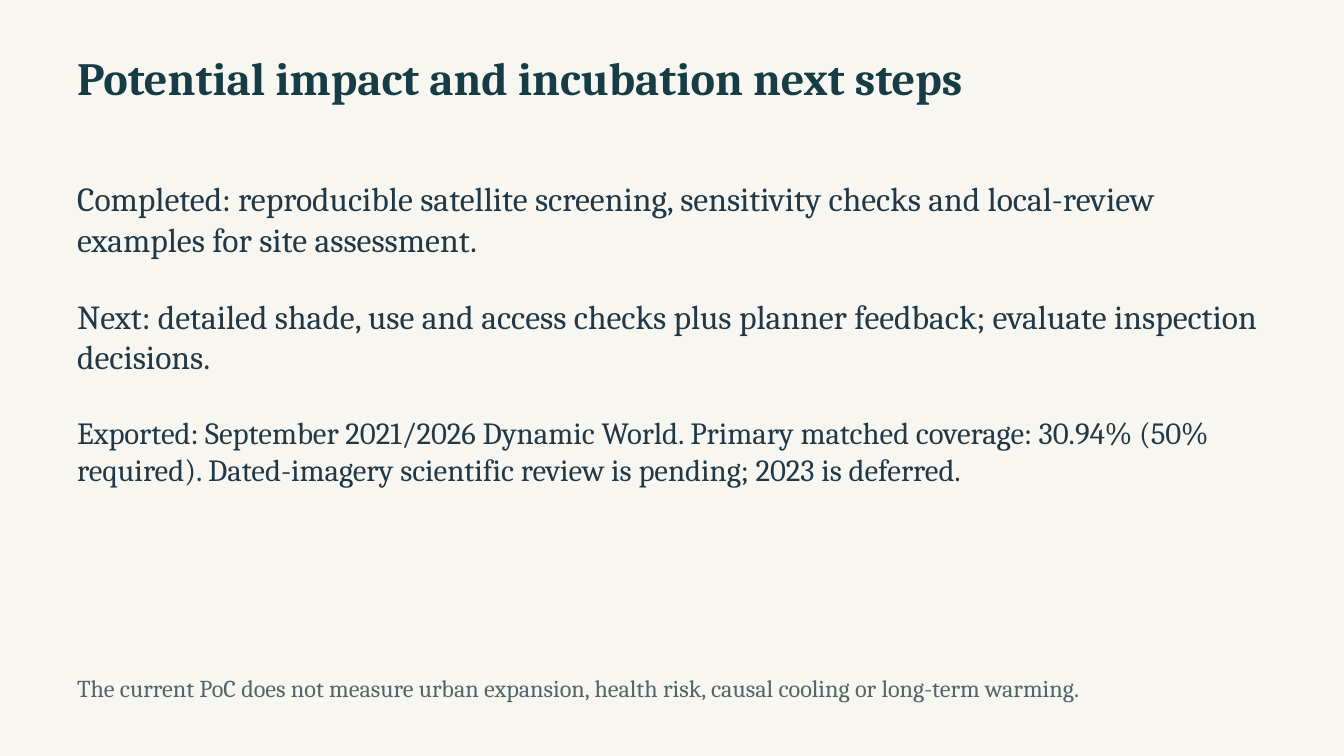
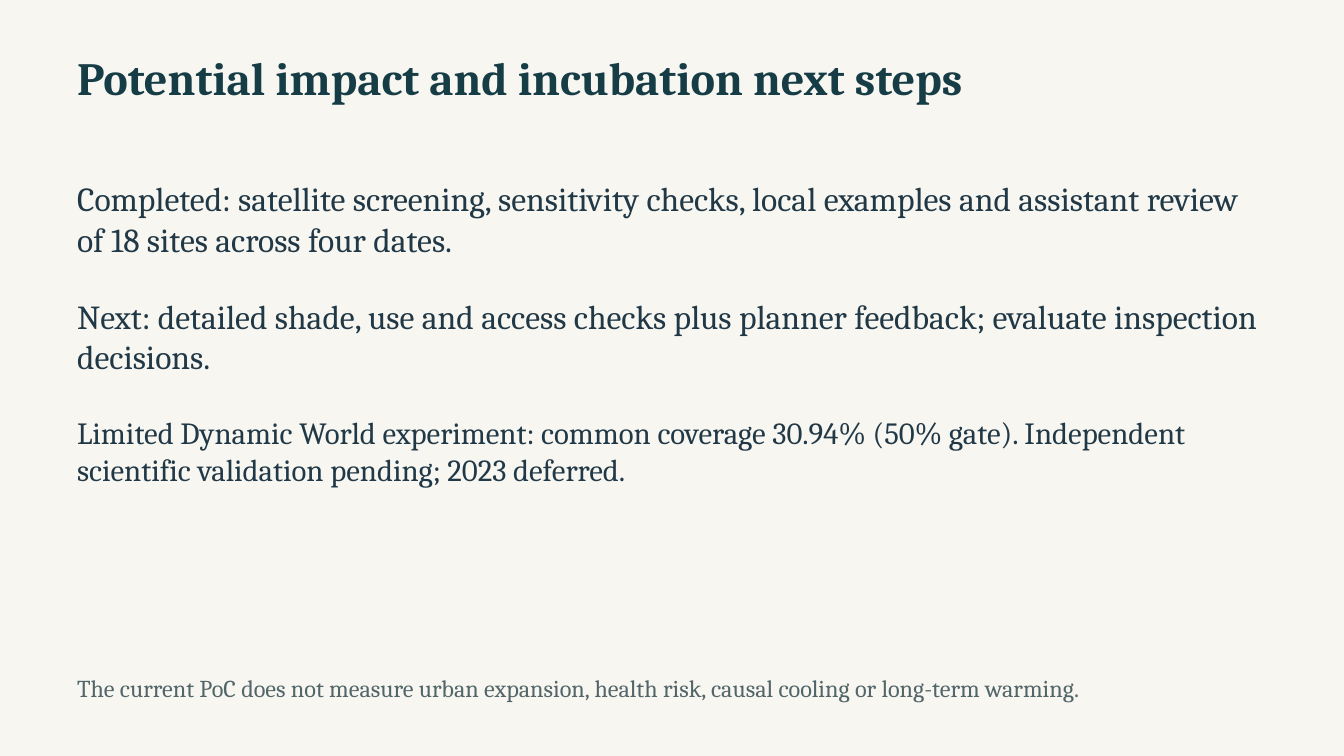
Before and after one commit to NasserAlhuri/spaceHacathon, a slide deck: slide 10 of docs/UrbanHeat-AlKhor-Pitch.pptx. Drawn at 1344x756 pixels with LibreOffice and Linux fonts; fonts in the diff are those of the drawing. Boxes give left, top, right and bottom in pixels: in the first picture for what was removed or moved away, otherwise in the second. Text is boxed around its words. In the diff, an @@ line names an element or a change of style, - is before the commit and + after.

```diff
--- a/docs/UrbanHeat-AlKhor-Pitch.pptx
+++ b/docs/UrbanHeat-AlKhor-Pitch.pptx
@@ text at (x1=77, y1=187, x2=1238, y2=253): text changed @@
-Completed: reproducible satellite screening, sensitivity checks and local-review examples for site assessment.
+Completed: satellite screening, sensitivity checks, local examples and assistant review of 18 sites across four dates.
@@ text at (x1=77, y1=422, x2=1185, y2=488): text changed @@
-Exported: September 2021/2026 Dynamic World. Primary matched coverage: 30.94% (50% required). Dated-imagery scientific review is pending; 2023 is deferred.
+Limited Dynamic World experiment: common coverage 30.94% (50% gate). Independent scientific validation pending; 2023 deferred.
```
Also in this commit, not shown: 2 other slides changed, 20 other files.
